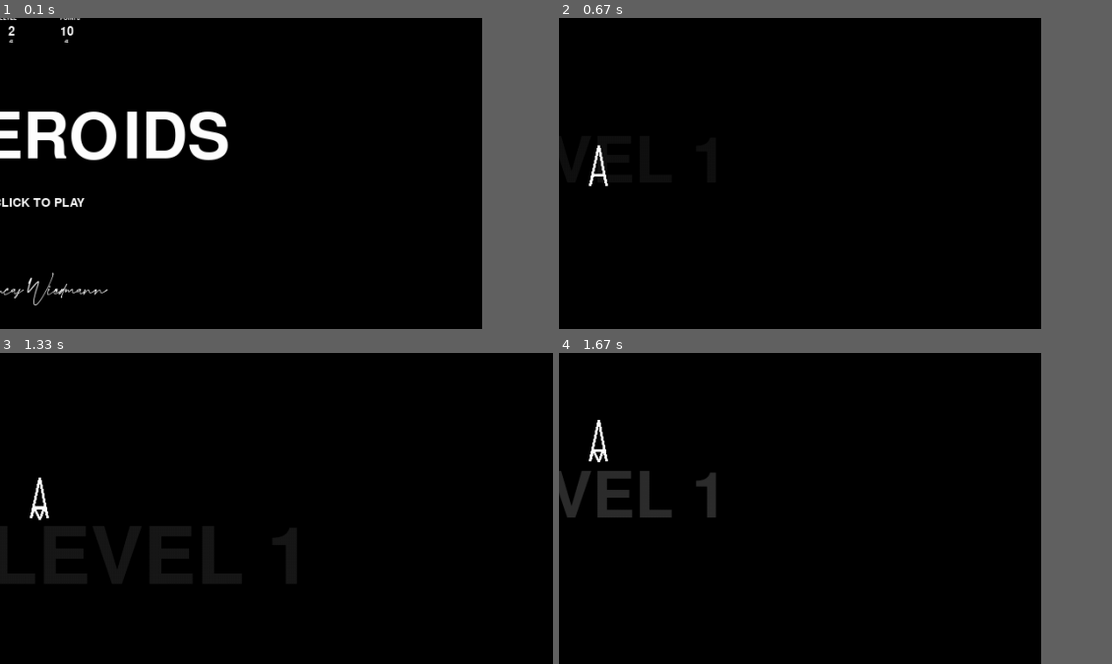
Above: before the commit, frames 1-4 (two rows, left to right).
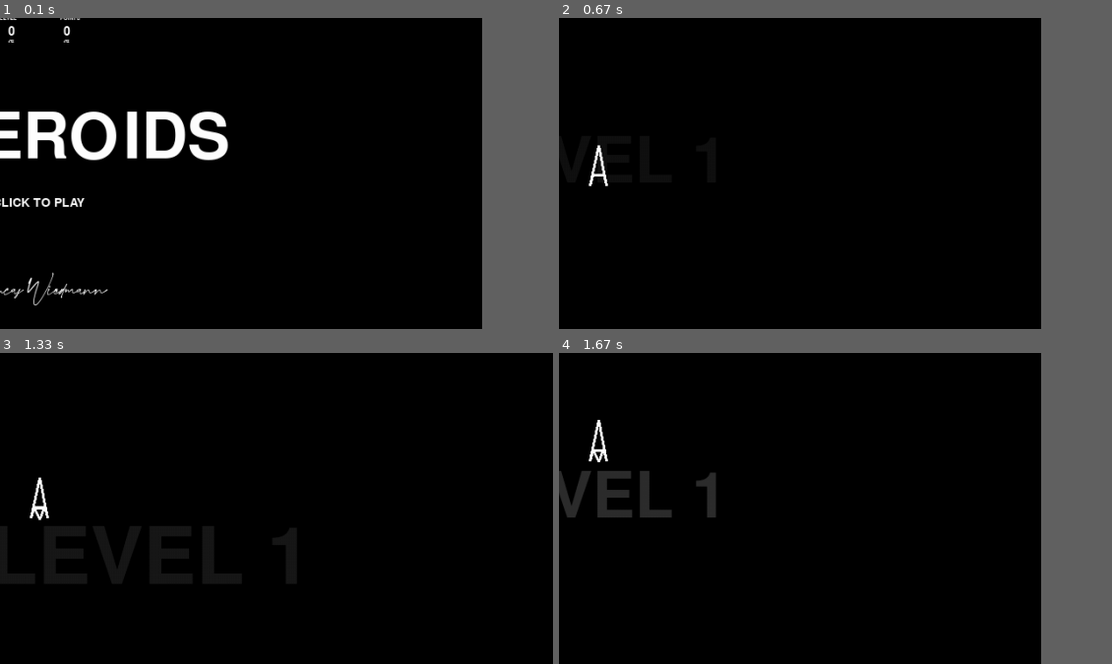
Above: after the commit, the same moments.

Repository: Jerenemy/asteroids_
Game: pygame game, started from main.py
The game is run twice, just before and just after one commit, with the same random seed, the same clock (stepped at 60 frames per second) and the same inputs.
Inputs (mouse positions are % of the whole screen's width and height, from its top left):
- Up to frame 1 (0.1 s): no input
- Up to frame 2 (0.67 s): press the mouse at (10, 32) at 0.37 s; move the mouse to (18, 46) at 0.47 s; release the mouse at (26, 59) at 0.6 s
- Up to frame 3 (1.33 s): hold P 0.67-1.2 s; hold Left 0.67-1.2 s; hold P from 1.23 s (still down); hold Up from 1.23 s (still down); tap F at 1.3 s
- Up to frame 4 (1.67 s): keep holding P; keep holding Up; tap F at 1.6 s
The pictures show only the part of the screen within x 36-86%, y 17-67%; the shares and areas given below are measured in that part.

The runs differ from the first frame. In frame 1, 0.1% of the frame differs, in the area x 1-14%, y 2-8%; in frame 2, nothing differs; in frame 3, nothing differs; in frame 4, nothing differs.

Commit message:
added high scores saving w initials, added a few more states the game can be in

Diff:
--- a/Assets/data/high_scores.json
+++ b/Assets/data/high_scores.json
@@ -1,10 +1,8 @@
 {
     "points": {
-        "jz": 0,
-        "JZ": 10
+        "JTZ": 0
     },
     "level": {
-        "jz": 0,
-        "JZ": 2
+        "JTZ": 0
     }
 }
--- a/engine/game_state.py
+++ b/engine/game_state.py
@@ -5,7 +5,8 @@
 from .high_scores_manager import HighScoresManager
 from .level_manager import LevelManager
 from sounds import SoundManager
-from utils import AssetManager, is_mouse_pressed, check_quit, choose_color, X_SCRNSIZE, Y_SCRNSIZE, WHITE, BULLET_SPEED, KeysManager, SSHIP_DESTRUCTION_DURATION, SPACEBAR, MAX_X_SCRNSIZE, MAX_Y_SCRNSIZE, TimeManager
+WAIT_AFTER_ENTERING_INITIALS_TIME = 1000
+from utils import AssetManager, is_mouse_pressed, check_quit, choose_color, X_SCRNSIZE, Y_SCRNSIZE, WHITE, BULLET_SPEED, KeysManager, SSHIP_DESTRUCTION_DURATION, SPACEBAR, MAX_X_SCRNSIZE, MAX_Y_SCRNSIZE, TimeManager, is_key_pressed, WAIT_AFTER_ENTERING_INITIALS_TIME
 
 # INITIALIZE OBJECTS
 high_scores_manager = HighScoresManager()
@@ -31,10 +32,13 @@
         self.lives = lives
         self.max_lives = lives
         self.points = points
-        self.state = "menu"  # Possible states: 'menu', 'playing', 'paused', 'game_over'
+        self.state = "title_menu"  # Possible states: 'menu', 'playing', 'paused', 'game_over'
         self.level_manager = None # to be initialized upon game start
         self.fullscreen = False
         self.name = None
+        self.initials = []
+        self.last_high_score_initials = None
+        self.delay_trans_tm = None
 
 
     @property
@@ -42,22 +46,18 @@
         return self.level_manager.current_level
 
     def get_high_score(self, score_type: str) -> tuple:
-        if self.state != "game_over":
+        if self.state != "game_over_menu":
             return high_scores_manager.get_top_score(score_type)
         if score_type == 'points': # TODO: implement level high scores
             if high_scores_manager.is_high_score(self.points, score_type):
-                if self.name is None:
-                    self.name = self.get_initials()
-                high_scores_manager.save_new_high_score(self.name, self.points, score_type)
+                # TODO: FIX THIS. this is not going to work since get_initials cant be completed in one call. maybe need to change the state. (but still want to render the game over at the end)
+                print(self.last_high_score_initials, 'here')
+                high_scores_manager.save_new_high_score(self.last_high_score_initials, self.points, score_type)
         elif score_type == 'level':
             if high_scores_manager.is_high_score(self.current_level, score_type):
-                if self.name is None:
-                    self.name = self.get_initials()
-                high_scores_manager.save_new_high_score(self.name, self.current_level, score_type)
+                high_scores_manager.save_new_high_score(self.last_high_score_initials, self.current_level, score_type)
         return high_scores_manager.get_top_score(score_type)
 
-    def get_initials(self):
-        return "JZ"
 
     @property
     def x_scrnsize(self):
@@ -90,23 +90,45 @@
             if check_quit(event):
                 self.state = "exit"
                 return
-        if keys_manager(pg.K_f):
-            self.toggle_fullscreen()
-        if self.state == "menu" and is_mouse_pressed(SPACEBAR):
+        if self.state != "new_high_score":
+            if keys_manager.is_key_pressed(pg.K_f):
+                self.toggle_fullscreen()
+            if is_key_pressed(pg.K_q):
+                self.state = "exit"
+                return
+        if self.state == "title_menu" and is_mouse_pressed(SPACEBAR):
             self.start_game()
         elif self.state == "playing":
             self.handle_bullet_firing()
-            if keys_manager(pg.K_p):
+            if keys_manager.is_key_pressed(pg.K_p):
                 self.pause_game()
-        elif self.state == "game_over" and is_mouse_pressed(SPACEBAR):
+        elif self.state == "game_over":
+            sship = object_manager.get_user_spaceship()
+            if not sship.is_destroying:
+                if self.is_high_score():
+                    self.state = "new_high_score"
+                else: self.state = "game_over_menu"
+        elif self.state == "game_over_menu" and is_mouse_pressed(SPACEBAR):
             self.reset_game()
+        elif self.state == "new_high_score":
+            initial = keys_manager.get_key_pressed_once()
+            if initial is not None and len(self.initials) < 3:
+                self.initials += [initial.upper()]
+            if self.delay_trans_tm is None and len(self.initials) == 3:
+                self.delay_trans_tm = TimeManager(WAIT_AFTER_ENTERING_INITIALS_TIME)
+            if self.delay_trans_tm is not None and self.delay_trans_tm.check_delta_time_elapsed():
+                print(self.initials)
+                self.last_high_score_initials = ''.join(self.initials) # if i wipe the initials now, is that fine? i need to pass the initials into the init_layers_to_render
+                self.delay_trans_tm = None
+                self.state = "game_over_menu"
         elif self.state == "paused":
-            if keys_manager(pg.K_p):
+            if keys_manager.is_key_pressed(pg.K_p):
                 self.resume_game()
+
 
     # NOTE: should add_asteroids be a method in object_manager, if it depends on the level from the game_state?
     def handle_bullet_firing(self):
-        if keys_manager(pg.K_SPACE):
+        if keys_manager.is_key_pressed(pg.K_SPACE):
             # need access to spaceship attributes to initialize bullet
             x, y, direction = Bullet.get_bullet_launch_attributes(object_manager.get_user_spaceship())
             bullet = Bullet(x, y, 3, BULLET_SPEED, direction, WHITE)
@@ -207,7 +229,7 @@
                 self.get_high_score('points'),
                 self.get_high_score('level')),
             z_index=4,
-            states=["menu"]
+            states=["title_menu"]
         )
         # Add a paused layer (only in 'paused' state)
         render_manager.add_layer(
@@ -215,20 +237,56 @@
             z_index=4,
             states=["paused"]
         )
-        # Add a game over layer (only in 'game_over' state)
-        usship = object_manager.get_user_spaceship()
+        sship = object_manager.get_user_spaceship()
         render_manager.add_layer(
             lambda screen: display.render_game_over(
-                usship.is_destroying,
-                usship.delay_game_over_display,
+                sship.delay_game_over_display,
+                self.points
+                ),
+            z_index=4,
+            states=["game_over"]
+        ) # where to handle exiting this phase if timer runs out?
+        render_manager.add_layer(
+            lambda screen: display.render_game_over_menu(
                 self.points,
                 self.current_level,
                 self.get_high_score('points'),
-                self.get_high_score('level')),
-            z_index=4,
-            states=["game_over"]
-        )
-
+                self.get_high_score('level'),
+            ),
+            z_index=4,
+            states=["game_over_menu"]
+        )
+        render_manager.add_layer(
+            lambda screen: display.render_new_high_score(
+                self.points,
+                self.current_level,
+                self.initials
+            ),
+            z_index=4,
+            states=["new_high_score"]
+        )
+
+        # # Add a game over layer (only in 'game_over' state)
+        # render_manager.add_layer(
+        #     lambda screen: display.render_game_over(
+        #         self.new_high_score,
+        #         usship.is_destroying,
+        #         usship.delay_game_over_display,
+        #         self.points,
+        #         self.current_level,
+        #         self.get_high_score('points'),
+        #         self.get_high_score('level'),
+        #         new_high_score_initials=self.get_initials()),
+        #     z_index=4,
+        #     states=["game_over"]
+        # )
+
+
+
+    def is_high_score(self):
+        b = high_scores_manager.is_high_score(self.points, 'points') or high_scores_manager.is_high_score(self.current_level, 'level')
+        print(b, 'ahhhhhh')
+        return b
 
 
     def start_game(self):
@@ -308,6 +366,7 @@
         """
         Reset the game state to prepare for a new game.
         """
+        self.initials = []
         if not object_manager.get_user_spaceship().is_destroying:
             self.start_game()
 
--- a/engine/high_scores_manager.py
+++ b/engine/high_scores_manager.py
@@ -10,7 +10,7 @@
         try:
             _, high_score = self.get_top_scores(score_type)[0]
             # print(high_score)
-            return score >= high_score
+            return score > high_score
         except KeyError as e:
             return False
 
@@ -38,6 +38,7 @@
 
     def save_new_high_score(self, name: str, score: int, score_type: str):
         self.high_scores[score_type][name] = score
+        print('saved high scores', name)
         self._save_high_scores_to_file()
 
     def _save_high_scores_to_file(self):
@@ -53,6 +54,8 @@
         return (name_points, points_high_score), (name_level, level_high_score)
 
     def get_top_score(self, score_type: str):
+        # print("here")
+        # print(self.high_scores)
         return self.get_top_scores(score_type)[0]
         # print(type(self.high_scores))
         # print(self.high_scores)
--- a/engine/object_manager.py
+++ b/engine/object_manager.py
@@ -83,7 +83,7 @@
             }
         elif isinstance(obj1, Spaceship) and isinstance(obj2, Asteroid):
             # obj1.destroy()
-            if not obj1.is_destroying:
+            if not obj1.is_destroying or obj1.lost_all_lives:
                 self.split_asteroid(obj2)
                 if isinstance(obj1, UserSpaceship):
                     return {
--- a/graphics/display.py
+++ b/graphics/display.py
@@ -148,9 +148,52 @@
         self.asset_manager.load_font(font_name, custom_font_path, size)
         return self.asset_manager.get_font(font_name, size)
 
-    def render_game_over(self, is_destroying: bool, delay: bool, score: int, lives: int, points_high_score: int, level_high_score: int):
-        game_over_elements_list = self.game_over_elements(is_destroying, delay, score, lives, points_high_score, level_high_score)
-        for element in game_over_elements_list:
+    def create_game_over_menu_elements(self, points, level, points_high_score_tup, level_high_score_tup) -> list:
+        # start w empty lists (move others up here too)
+        # initial game over display
+        element_size = 50
+        game_over_text = [
+            self.craft_element('GAME OVER', 100, 'center', (0, -10))
+        ]
+        game_over_hud = self.score_high_score_elements(points, level, points_high_score_tup, level_high_score_tup)
+        game_over_text.append(self.craft_element('CLICK TO PLAY', 30, 'center', (0, 65)))
+        return game_over_text + game_over_hud
+
+    def create_new_high_score_elements(self, points, level, initials):
+        element_size = 50
+        initials_elements = []
+        for i in range(len(initials)):
+            initials_elements += [self.craft_element(initials[i], 50, 'center', (-50 + 50*i, 200))]
+            # no new high score
+        text_elements = [
+            self.craft_element('NEW HIGH SCORE', 80, 'center', (0, -Y_SCRNSIZE/2 + 200)),
+            self.craft_element('E N T E R  I N I T I A L S', 20, 'center', (0, -Y_SCRNSIZE/2 + 350))
+        ]
+        hud_elements = [
+            self.craft_element(points, element_size, 'upper_right', (-10, 10)),
+            self.craft_element(level, element_size, 'upper_left', (10, 10))
+        ] # changet to put this on a new layer too
+        return initials_elements + text_elements + hud_elements
+
+    def create_game_over_elements(self, delay, points):
+        element_size = 50
+        game_over_hud = [self.craft_element(points, element_size, 'upper_right', (-10, 10))]
+        game_over_text = [self.craft_element('GAME OVER', 100, 'center', (0, -10))] if not delay else []
+        return game_over_hud + game_over_text
+
+    def render_game_over(self, delay: bool, points: int):
+        game_over_elements = self.create_game_over_elements(delay, points)
+        for element in game_over_elements: # make function to do this
+            element.render(self.screen)
+
+    def render_game_over_menu(self, points, level, points_high_score, level_high_score):
+        game_over_menu_elements = self.create_game_over_menu_elements(points, level, points_high_score, level_high_score)
+        for element in game_over_menu_elements:
+            element.render(self.screen)
+
+    def render_new_high_score(self, points: int, level: int, initials: list):
+        new_high_score_elements = self.create_new_high_score_elements(points, level, initials)
+        for element in new_high_score_elements:
             element.render(self.screen)
 
     def score_high_score_elements(self, points: int, level: int, points_high_score_tup: tuple, level_high_score_tup: tuple) -> list:
@@ -175,25 +218,10 @@
             self.craft_element("POINTS", high_score_text_size, "center", (50, points_level_text_height)),
             self.craft_element(level_high_score, high_score_size, 'center', (-45, high_score_height)),
             self.craft_element(points_high_score, high_score_size, 'center', (45, high_score_height)),
-            self.craft_element(points_name, initials_text_size, 'center', ((-45, initials_text_height))),
-            self.craft_element(level_name, initials_text_size, 'center', ((45, initials_text_height)))
+            self.craft_element(level_name, initials_text_size, 'center', ((-45, initials_text_height))),
+            self.craft_element(points_name, initials_text_size, 'center', ((45, initials_text_height)))
         ]
         return game_over_hud + stats
-
-    def game_over_elements(self, is_destroying: bool, delay: bool, points: int, level: int, points_high_score_tup: tuple, level_high_score_tup: tuple) -> list:
-        if not delay:
-            element_size = 50
-            game_over_text = [
-                self.craft_element('GAME OVER', 100, 'center', (0, -10))
-            ]
-            game_over_hud = [self.craft_element(points, element_size, 'upper_right', (-10, 10))]
-            if not is_destroying:
-                game_over_hud = self.score_high_score_elements(points, level, points_high_score_tup, level_high_score_tup)
-                game_over_text.append(self.craft_element('CLICK TO PLAY', 30, 'center', (0, 65)))
-        else:
-            game_over_text = []
-            game_over_hud = []
-        return game_over_text + game_over_hud
 
     def set_title_elements(self, points_high_score_tup: tuple, level_high_score_tup: tuple, points=0, level=1):
         self.title_elements = [
--- a/utils/constants.py
+++ b/utils/constants.py
@@ -50,7 +50,7 @@
 # DURATIONS
 SSHIP_DESTRUCTION_DURATION = 200
 FLICKER_DURATION = 2
-
+WAIT_AFTER_ENTERING_INITIALS_TIME = 1000
 
 # BULLET SETTINGS
 MAX_BULLETS = 100
--- a/utils/pygame_helpers.py
+++ b/utils/pygame_helpers.py
@@ -1,4 +1,4 @@
-from pygame import quit, key, mouse, QUIT, K_q, K_z, time, display
+from pygame import quit, key, mouse, QUIT, K_a, K_z, K_q, K_z, time, display
 from sys import exit
 
 
@@ -26,7 +26,7 @@
     return mp[mouse_input]
 
 def check_quit(event):
-    if event.type == QUIT or is_key_pressed(K_q):
+    if event.type == QUIT:
         return True
 
 
@@ -52,14 +52,30 @@
 class KeysManager:
     def __init__(self):
         self.key_obj_list = KeysManager.init_key_obj_list()
+        self.alpha_key_mappings = KeysManager.init_alpha_key_mappings()
 
     @staticmethod
     def init_key_obj_list():
         r = []
         # instantiate object for each key in list (eg K_SPACE, K_a, K_b, ...)
-        for i in range(K_z):
+        for i in range(K_z+1):
             r += [KeyManager(i)]
         return r
 
-    def __call__(self, k: int):
+    @staticmethod
+    def init_alpha_key_mappings():
+        # Generate mapping for alphabetic keys
+        return [chr(K_a + i) for i in range(K_z - K_a + 1)]
+
+    def is_key_pressed(self, k: int):
+        # print(k, "\n\n\n")
         return self.key_obj_list[k].is_key_pressed_once()
+
+    def get_key_pressed_once(self):
+        # iterate through list (only through the letters, if key pressed, return that key (as a string))
+        for i in range(K_a, K_z+1):
+            if self.is_key_pressed(i):
+                return self.alpha_key_mappings[i - K_a]
+
+    # def __call__(self, k: int):
+    #     return self.key_obj_list[k].is_key_pressed_once()
Not shown, changed: README.md
